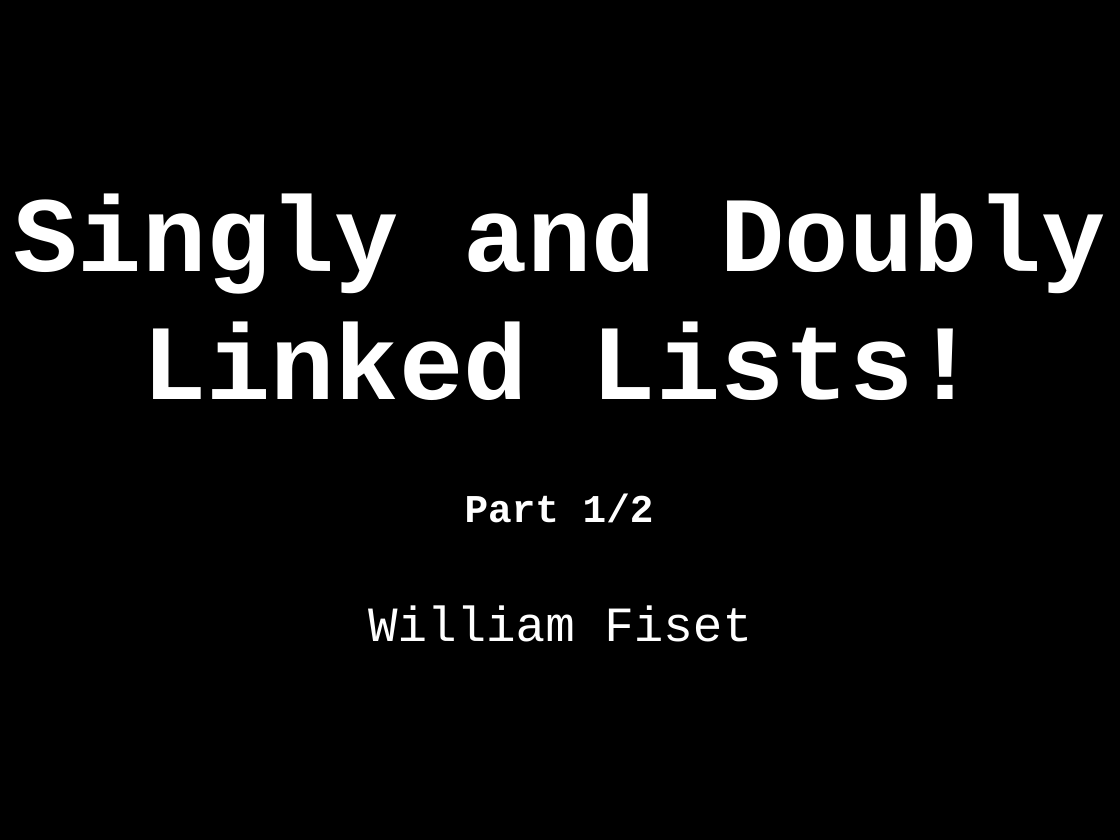
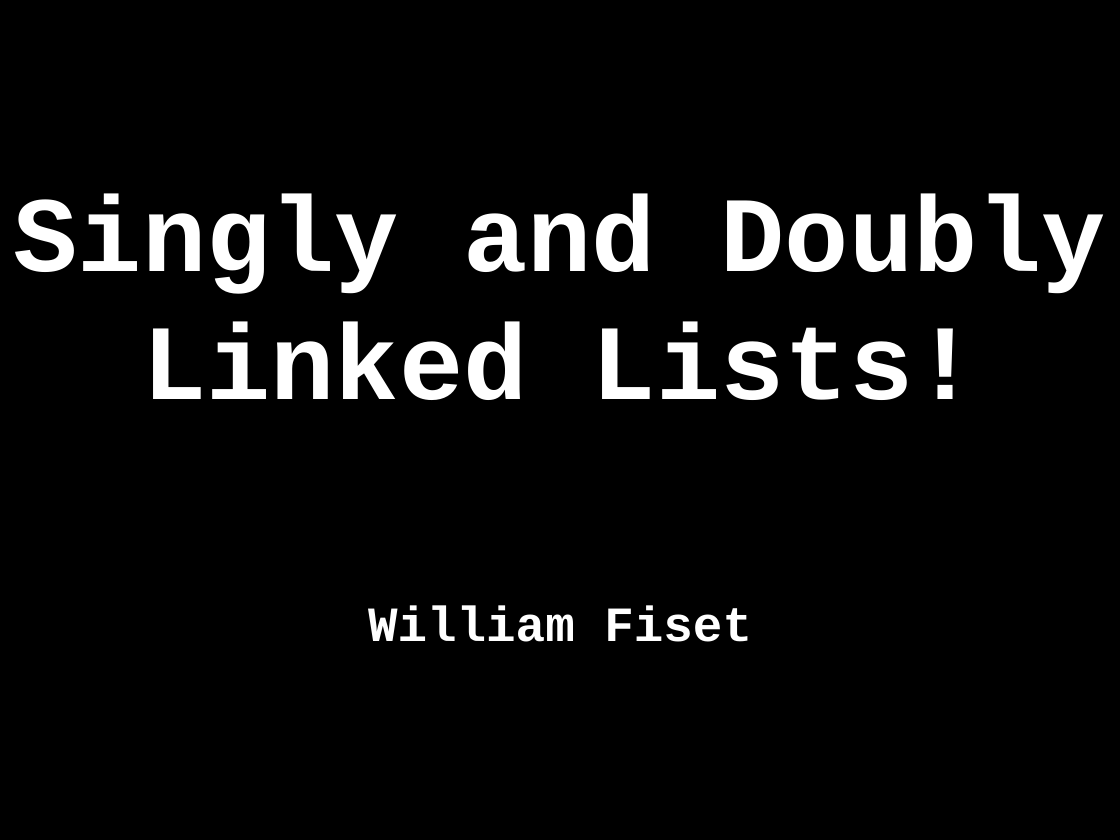
Before and after one commit to williamfiset/DEPRECATED-data-structures, a slide deck: slide 1 of Linkedlist/presentation/LinkedLists.pptx. Drawn at 1120x840 pixels with LibreOffice and Linux fonts; fonts in the diff are those of the drawing. Boxes give left, top, right and bottom in pixels: in the first picture for what was removed or moved away, otherwise in the second. Text is boxed around its words. In the diff, an @@ line names an element or a change of style, - is before the commit and + after.

Commit message:
Updated LL slides

```diff
--- a/Linkedlist/presentation/LinkedLists.pptx
+++ b/Linkedlist/presentation/LinkedLists.pptx
@@ text removed at (465, 494, 654, 523) @@
-Part 1/2
@@ subtitle "William Fiset" at (368, 605, 752, 642): bold on @@
```
Also in this commit, not shown: 4 slides removed, 2 other files.
